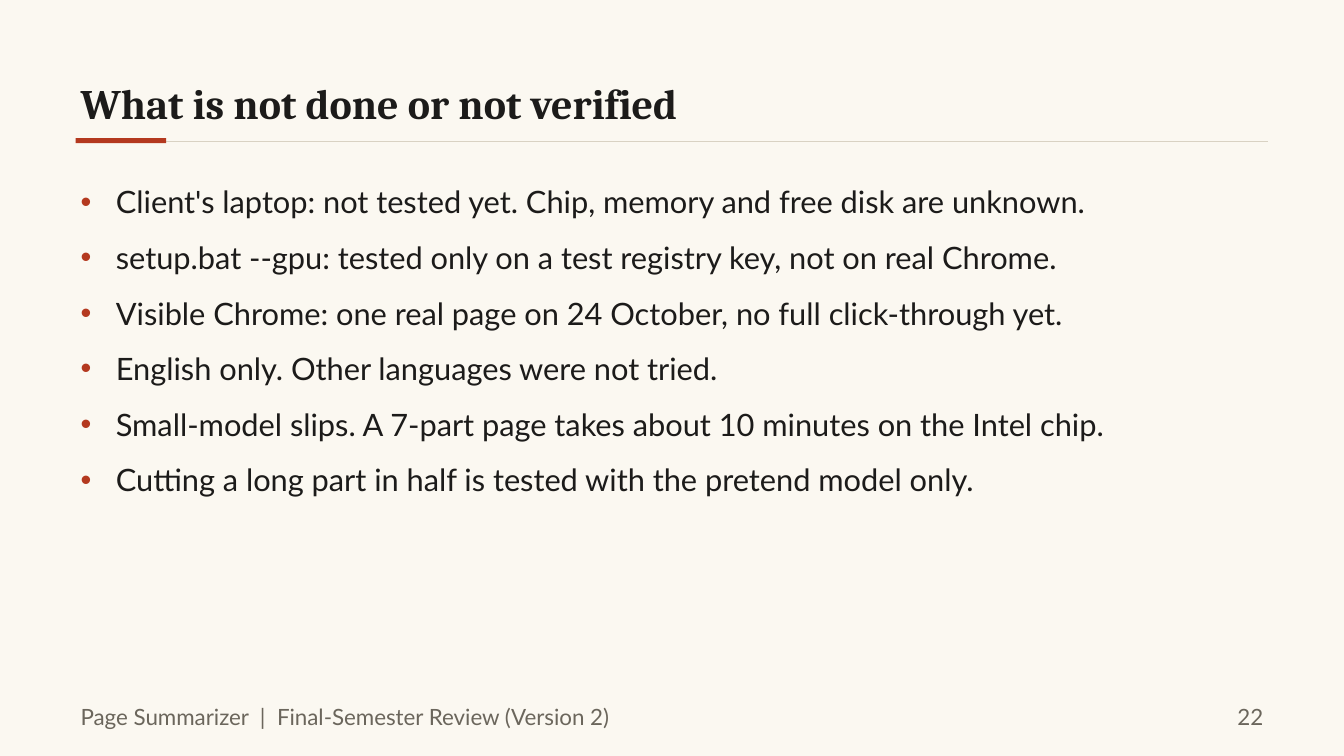
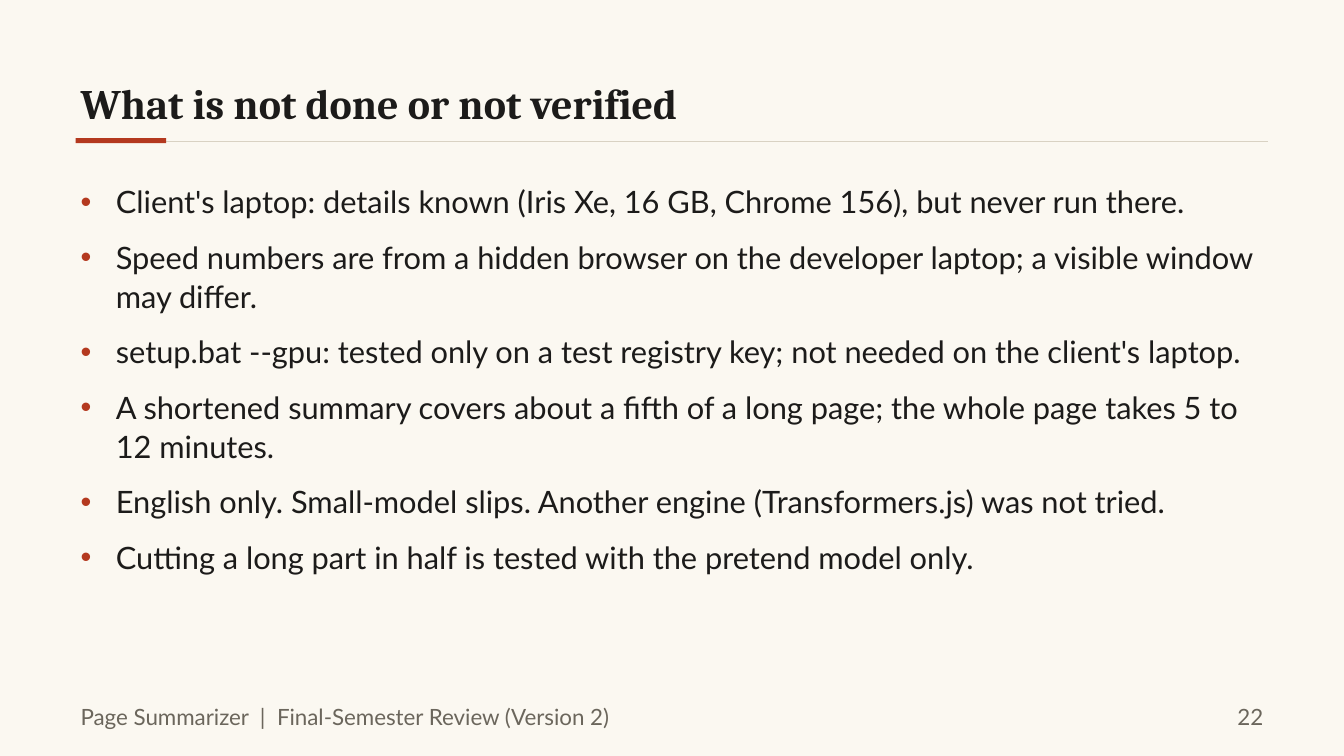
Before and after one commit to Vickey-vijay/DISSCO_web-page-summarizer, a slide deck: slide 22 of finalsem/docs/ppt/FinalSem_Deck.pptx. Drawn at 1344x756 pixels with LibreOffice and Linux fonts; fonts in the diff are those of the drawing. Boxes give left, top, right and bottom in pixels: in the first picture for what was removed or moved away, otherwise in the second. Text is boxed around its words. In the diff, an @@ line names an element or a change of style, - is before the commit and + after.

```diff
--- a/finalsem/docs/ppt/FinalSem_Deck.pptx
+++ b/finalsem/docs/ppt/FinalSem_Deck.pptx
@@ text at [116, 189, 1253, 519]: text changed @@
-• Client's laptop: not tested yet. Chip, memory and free disk are unknown.
-• setup.bat --gpu: tested only on a test registry key, not on real Chrome.
-• Visible Chrome: one real page on 24 October, no full click-through yet.
-• English only. Other languages were not tried.
-• Small-model slips. A 7-part page takes about 10 minutes on the Intel chip.
+• Client's laptop: details known (Iris Xe, 16 GB, Chrome 156), but never run there.
+• Speed numbers are from a hidden browser on the developer laptop; a visible window may differ.
+• setup.bat --gpu: tested only on a test registry key; not needed on the client's laptop.
+• A shortened summary covers about a fifth of a long page; the whole page takes 5 to 12 minutes.
+• English only. Small-model slips. Another engine (Transformers.js) was not tried.
```
Also in this commit, not shown: 8 other slides changed, 1 slide added, 1 slide removed, 43 other files.
